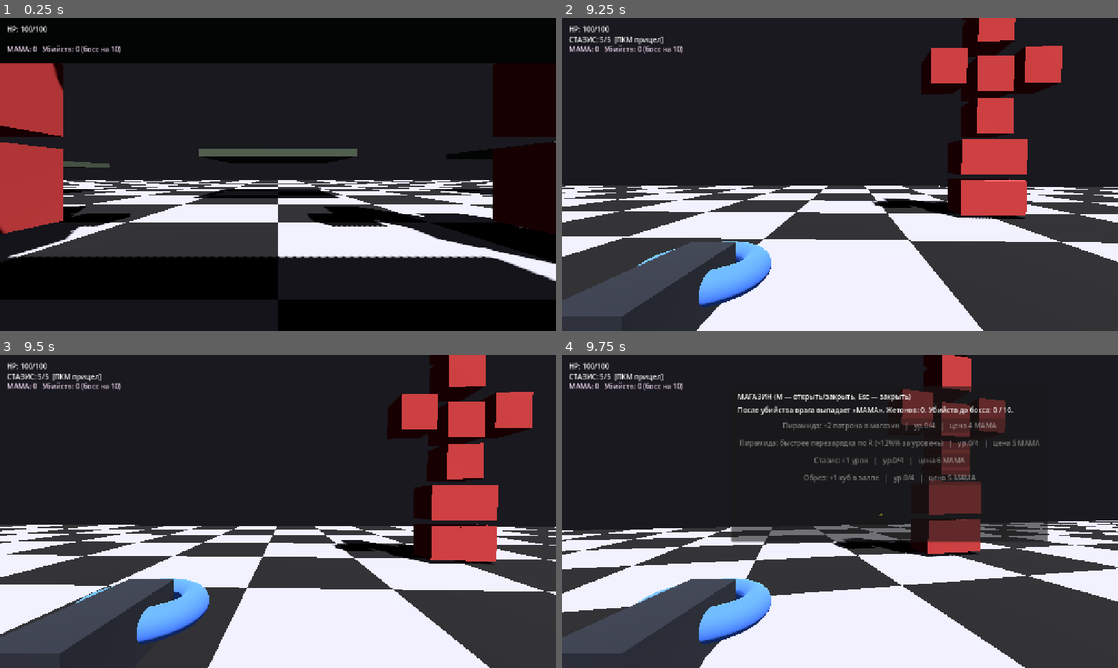
Above: before the commit, frames 1-4 (two rows, left to right).
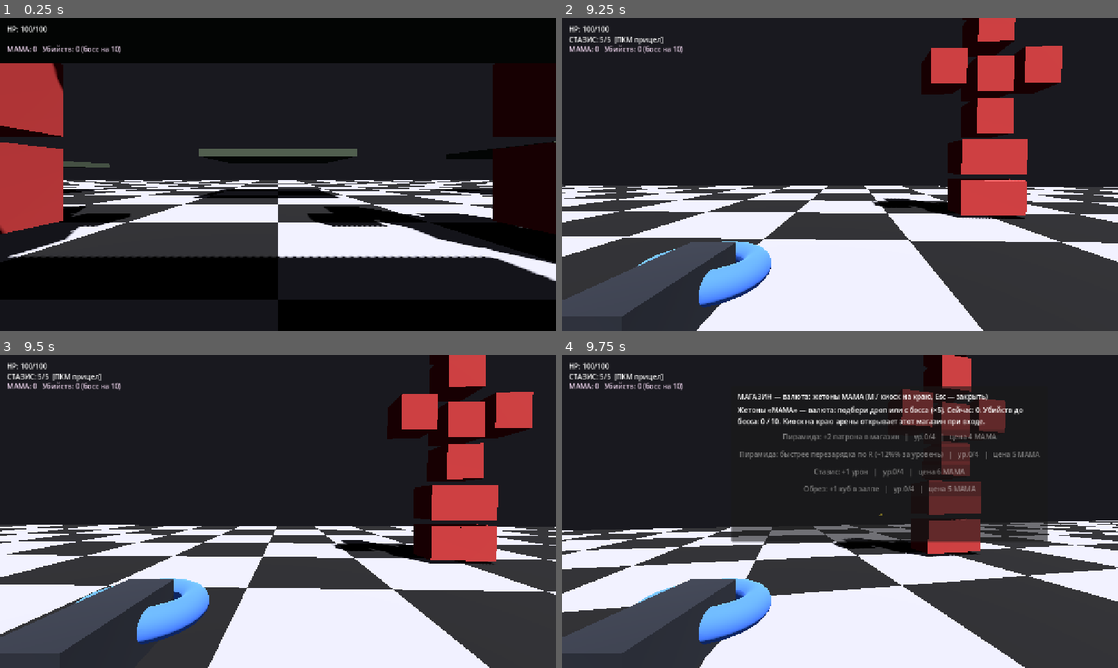
Above: after the commit, the same moments.

Repository: radomirsky/190K-G.O.P
Game: Godot game, scene res://main.tscn
Same seed, same stepped clock (60 frames per second), same inputs: the game is played once before the commit and once after it.
Inputs (mouse positions are in pixels of both pictures, inside the frame that each line leads up to):
- Up to frame 1 (0.25 s): no input
- Up to frame 2 (9.25 s): tap Enter at 0.5 s; move the mouse to (867, 174) at 0.52 s; hold W 0.53-5.78 s; tap E at 0.6 s; click (867, 174) at 0.67 s; tap Space at 0.77, 1.52, 3.02, 3.77, 4.52, 6.02, 6.77, 7.52, 9.02 s; move the mouse to (812, 174) at 1.27 s; tap Shift at 1.35 s; move the mouse to (851, 168) at 2.02 s; tap C at 2.1 s; move the mouse to (834, 180) at 2.77 s; tap Q at 2.85 s; click (834, 180) at 2.92 s; move the mouse to (878, 177) at 3.52 s; hold Ctrl 3.53-4.28 s; move the mouse to (795, 171) at 4.27 s; tap R at 4.35 s; move the mouse to (845, 174) at 5.02 s; tap Z at 5.1 s; click (845, 174) at 5.17 s; move the mouse to (817, 168) at 5.77 s; hold D 5.78-6.53 s; tap X at 5.85 s; move the mouse to (867, 174) at 6.52 s; hold W 6.53-8.78 s; tap Y at 6.6 s; move the mouse to (812, 174) at 7.27 s; tap B at 7.35 s; click (812, 174) at 7.42 s; move the mouse to (851, 168) at 8.02 s; tap G at 8.1 s; move the mouse to (834, 180) at 8.77 s; hold A from 8.78 s (still down); tap F at 8.85 s
- Up to frame 3 (9.5 s): keep holding A
- Up to frame 4 (9.75 s): move the mouse to (878, 514) at 9.52 s; release A at 9.53 s; hold W from 9.53 s (still down); tap M at 9.6 s; click (878, 514) at 9.67 s

Frames 1-3 are identical in both runs. In frame 4, 4.2% of the frame differs, in the area x 31-86%, y 12-45%.

Commit message:
Add boss mama pickup mechanics: Introduced BOSS_MAMA_PICKUP_COUNT constant and implemented spawn_boss_mama_drops function to create multiple pickups around the boss spawn location, enhancing gameplay dynamics.

Diff:
--- a/enemy.gd
+++ b/enemy.gd
@@ -225,7 +225,9 @@
 	if _dead:
 		return
 	_dead = true
-	if not is_boss:
+	if is_boss:
+		GameProgress.spawn_boss_mama_drops(global_position)
+	else:
 		GameProgress.on_regular_enemy_died(global_position)
 	var scene := get_tree().current_scene
 	if scene == null:
--- a/game_progress.gd
+++ b/game_progress.gd
@@ -7,6 +7,7 @@
 signal upgrades_changed
 
 const KILLS_FOR_BOSS := 10
+const BOSS_MAMA_PICKUP_COUNT := 5
 const COST_PYRAMID_MAG := 4
 const COST_PYRAMID_RELOAD := 5
 const COST_STASIS_DMG := 6
@@ -89,6 +90,10 @@
 
 
 func _spawn_mama_pickup(world_pos: Vector3) -> void:
+	spawn_mama_pickup_at(world_pos + Vector3(0.0, 0.55, 0.0))
+
+
+func spawn_mama_pickup_at(global_pos: Vector3) -> void:
 	var scene := get_tree().current_scene
 	if scene == null:
 		return
@@ -97,4 +102,11 @@
 		return
 	var p := psc.instantiate() as Node3D
 	scene.add_child(p)
-	p.global_position = world_pos + Vector3(0.0, 0.55, 0.0)
+	p.global_position = global_pos
+
+
+func spawn_boss_mama_drops(world_pos: Vector3) -> void:
+	for i in BOSS_MAMA_PICKUP_COUNT:
+		var ang := TAU * float(i) / float(BOSS_MAMA_PICKUP_COUNT)
+		var r := 1.1 + randf() * 0.55
+		spawn_mama_pickup_at(world_pos + Vector3(cos(ang) * r, 0.55, sin(ang) * r))
--- a/player.gd
+++ b/player.gd
@@ -137,6 +137,8 @@
 var _gun_label: Label = null
 var _mama_hud: Label = null
 var _shop_open: bool = false
+## Магазин открыт из зоны киоска на карте (при выходе из зоны закроется).
+var _shop_from_world_zone: bool = false
 var _shop_layer: CanvasLayer = null
 
 
@@ -460,7 +462,7 @@
 	margin.add_child(vbox)
 	var title := Label.new()
 	title.name = "ShopTitle"
-	title.text = "МАГАЗИН (M — открыть/закрыть, Esc — закрыть)"
+	title.text = "МАГАЗИН — валюта: жетоны МАМА (M / киоск на краю, Esc — закрыть)"
 	vbox.add_child(title)
 	var info := Label.new()
 	info.name = "ShopInfo"
@@ -480,11 +482,15 @@
 		return
 	var info := _shop_layer.find_child("ShopInfo", true, false) as Label
 	if info:
-		info.text = "После убийства врага выпадает «МАМА». Жетонов: %d. Убийств до босса: %d / %d." % [
-			GameProgress.mama_tokens,
-			GameProgress.regular_kills,
-			GameProgress.KILLS_FOR_BOSS,
-		]
+		info.text = (
+			"Жетоны «МАМА» — валюта: подбери дроп или с босса (×%d). Сейчас: %d. Убийств до босса: %d / %d. Киоск на краю арены открывает этот магазин при входе."
+			% [
+				GameProgress.BOSS_MAMA_PICKUP_COUNT,
+				GameProgress.mama_tokens,
+				GameProgress.regular_kills,
+				GameProgress.KILLS_FOR_BOSS,
+			]
+		)
 	_set_shop_btn(
 		"Btn_pyramid_mag",
 		"Пирамида: +2 патрона в магазин",
